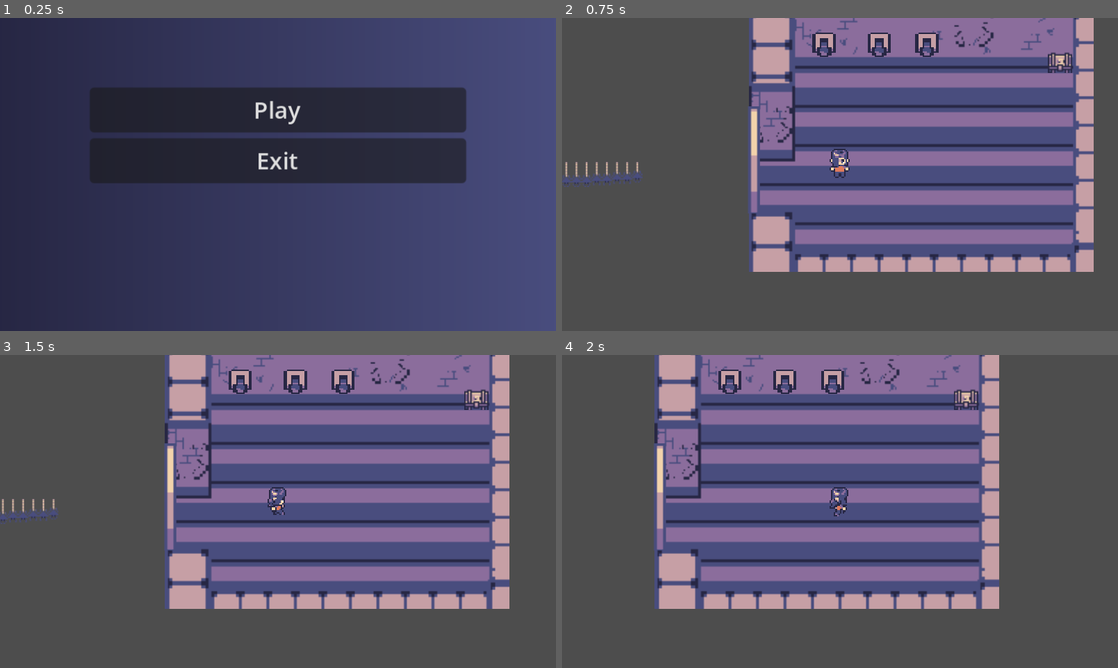
Above: before the commit, frames 1-4 (two rows, left to right).
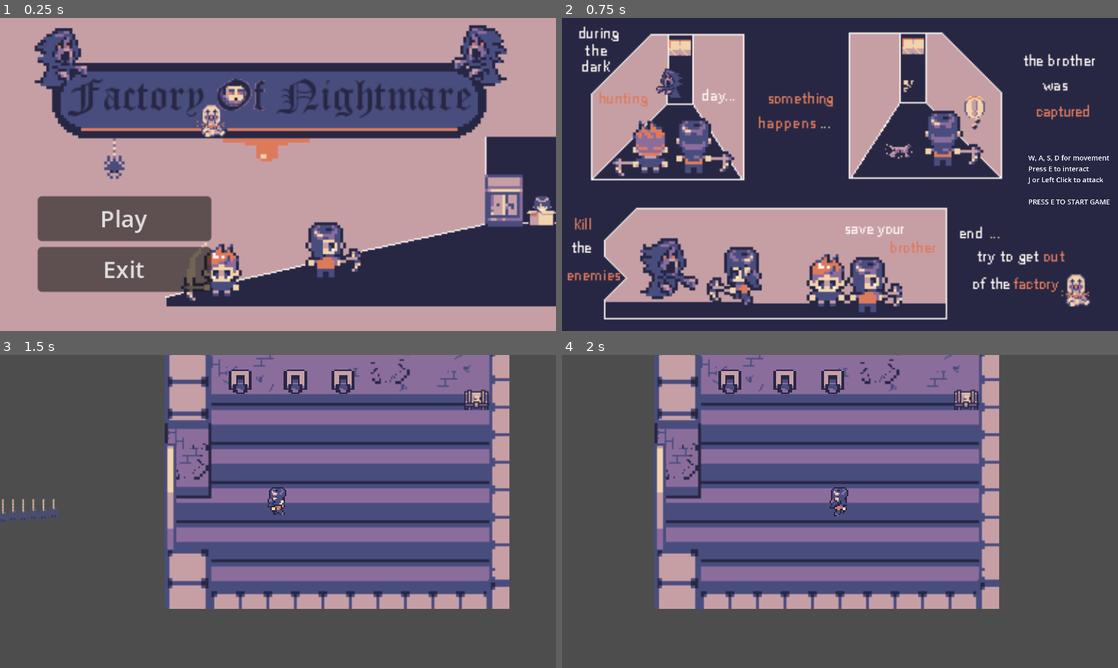
Above: after the commit, the same moments.

Repository: FranzRome/godot-wild-jam--74
Game: Godot game, scene res://scenes/main_menu.tscn
The game is run twice, just before and just after one commit, with the same random seed, the same clock (stepped at 60 frames per second) and the same inputs.
Inputs (mouse positions are in pixels of both pictures, inside the frame that each line leads up to):
- Up to frame 1 (0.25 s): no input
- Up to frame 2 (0.75 s): click "Play" at 0.5 s
- Up to frame 3 (1.5 s): tap E (interact) at 1.25 s; move the mouse to (400, 495) at 1.27 s; hold D (right) from 1.28 s (still down); click (400, 495) at 1.35 s
- Up to frame 4 (2 s): keep holding D (right); tap E (interact) at 1.55 s

The runs differ from the first frame. In frame 1, 93% of the frame differs, in the area x 0-100%, y 0-100%; in frame 2, 95%; in frame 3, nothing differs; in frame 4, nothing differs.

Commit message:
added new story image and menu image

Diff:
--- a/project.godot
+++ b/project.godot
@@ -59,6 +59,7 @@
 attack={
 "deadzone": 0.5,
 "events": [Object(InputEventMouseButton,"resource_local_to_scene":false,"resource_name":"","device":-1,"window_id":0,"a …(258 unchanged characters)…
+, Object(InputEventKey,"resource_local_to_scene":false,"resource_name":"","device":-1,"window_id":0,"alt_pressed":false,"shift_pressed":false,"ctrl_pressed":false,"meta_pressed":false,"pressed":false,"keycode":0,"physical_keycode":74,"key_label":0,"unicode":106,"location":0,"echo":false,"script":null)
 ]
 }
 
--- a/scenes/enemy.gd
+++ b/scenes/enemy.gd
@@ -1,6 +1,6 @@
 extends Node2D
 
-@export var speed: float = 20
+@export var speed: float = 5
 @export var view_range: float = 100
 @export var player: Node2D
 
--- a/scenes/main_menu.tscn
+++ b/scenes/main_menu.tscn
@@ -1,12 +1,7 @@
-[gd_scene load_steps=4 format=3 uid="uid://be0u8yvsfqem5"]
+[gd_scene load_steps=3 format=3 uid="uid://be0u8yvsfqem5"]
 
-[ext_resource type="Script" path="res://scenes/main_menu.gd" id="1_ao654"]
-
-[sub_resource type="Gradient" id="Gradient_7ou4n"]
-colors = PackedColorArray(0.152941, 0.152941, 0.266667, 1, 0.286275, 0.301961, 0.494118, 1)
-
-[sub_resource type="GradientTexture1D" id="GradientTexture1D_17nqs"]
-gradient = SubResource("Gradient_7ou4n")
+[ext_resource type="Script" path="res://scripts/main_menu.gd" id="1_ao654"]
+[ext_resource type="Texture2D" uid="uid://pkn0eg6qvkfe" path="res://sprites/menu/menu-screen.png" id="2_w7p2e"]
 
 [node name="MainMenu" type="Control"]
 layout_mode = 3
@@ -24,21 +19,18 @@
 anchor_bottom = 1.0
 grow_horizontal = 2
 grow_vertical = 2
-texture = SubResource("GradientTexture1D_17nqs")
+texture = ExtResource("2_w7p2e")
 
 [node name="MarginContainer" type="MarginContainer" parent="."]
 layout_mode = 1
-anchors_preset = 8
-anchor_left = 0.5
-anchor_top = 0.5
-anchor_right = 0.5
-anchor_bottom = 0.5
-offset_left = -130.0
-offset_top = -60.0
-offset_right = 130.0
-offset_bottom = 60.0
-grow_horizontal = 2
-grow_vertical = 2
+anchors_preset = 2
+anchor_top = 1.0
+anchor_bottom = 1.0
+offset_left = 26.0
+offset_top = -93.0
+offset_right = 146.0
+offset_bottom = -27.0
+grow_vertical = 0
 
 [node name="VBoxContainer" type="VBoxContainer" parent="MarginContainer"]
 layout_mode = 2
--- /dev/null
+++ b/scenes/story_and_tutorial.tscn
@@ -0,0 +1,45 @@
+[gd_scene load_steps=3 format=3 uid="uid://ctlb2ygd1cpch"]
+
+[ext_resource type="Script" path="res://scripts/tutorial_story.gd" id="1_fxvwm"]
+[ext_resource type="Texture2D" uid="uid://1j8bygjirecm" path="res://sprites/menu/Sprite_story_image.png" id="1_yty0x"]
+
+[node name="story_and_tutorial" type="HBoxContainer"]
+anchors_preset = 15
+anchor_right = 1.0
+anchor_bottom = 1.0
+grow_horizontal = 2
+grow_vertical = 2
+script = ExtResource("1_fxvwm")
+
+[node name="Control" type="Control" parent="."]
+layout_mode = 2
+size_flags_horizontal = 3
+
+[node name="TextureRect" type="TextureRect" parent="Control"]
+layout_mode = 1
+anchors_preset = 15
+anchor_right = 1.0
+anchor_bottom = 1.0
+grow_horizontal = 2
+grow_vertical = 2
+texture = ExtResource("1_yty0x")
+
+[node name="Label" type="Label" parent="Control"]
+layout_mode = 1
+anchors_preset = 6
+anchor_left = 1.0
+anchor_top = 0.5
+anchor_right = 1.0
+anchor_bottom = 0.5
+offset_left = -62.0
+offset_top = -15.0
+offset_right = 126.0
+offset_bottom = 112.0
+grow_horizontal = 0
+grow_vertical = 2
+scale = Vector2(0.3, 0.3)
+text = "W, A, S, D for movement
+Press E to interact
+J or Left Click to attack
+
+PRESS E TO START GAME"
--- /dev/null
+++ b/scenes/tutorial_story.tscn
@@ -0,0 +1,39 @@
+[gd_scene load_steps=3 format=3 uid="uid://cj568gkp2tmcb"]
+
+[ext_resource type="Script" path="res://scripts/tutorial_story.gd" id="1_eocdt"]
+[ext_resource type="Texture2D" uid="uid://1j8bygjirecm" path="res://sprites/menu/Sprite_story_image.png" id="2_1ncb2"]
+
+[node name="MainMenu" type="Control"]
+layout_mode = 3
+anchors_preset = 15
+anchor_right = 1.0
+anchor_bottom = 1.0
+grow_horizontal = 2
+grow_vertical = 2
+script = ExtResource("1_eocdt")
+
+[node name="TextureRect" type="TextureRect" parent="."]
+layout_mode = 1
+anchors_preset = 15
+anchor_right = 1.0
+anchor_bottom = 1.0
+grow_horizontal = 2
+grow_vertical = 2
+texture = ExtResource("2_1ncb2")
+
+[node name="Label" type="Label" parent="."]
+layout_mode = 1
+anchors_preset = 6
+anchor_left = 1.0
+anchor_top = 0.5
+anchor_right = 1.0
+anchor_bottom = 0.5
+offset_left = -188.0
+offset_top = -50.5
+offset_bottom = 50.5
+grow_horizontal = 0
+grow_vertical = 2
+text = "W, A, S, D for movement
+Press E to interact
+J or Left Click to attack
+PRESS E TO START GAME"
--- a/scenes/main_menu.gd
+++ b/scripts/main_menu.gd
@@ -1,7 +1,7 @@
 extends Control
 
 func _on_play_pressed():
-	get_tree().change_scene_to_file("res://scenes/main_scene.tscn")
+	get_tree().change_scene_to_file("res://scenes/story_and_tutorial.tscn")
 
 
 func _on_exit_pressed():
--- /dev/null
+++ b/scripts/tutorial_story.gd
@@ -0,0 +1,6 @@
+extends Control
+
+
+func _process(delta: float):
+	if Input.is_action_just_pressed("interact"):
+		get_tree().change_scene_to_file("res://scenes/main_scene.tscn")
Binary file added: scenes/Sprite_story_image.png
Not shown, added: scenes/Sprite_story_image.png.import
Binary file added: sprites/menu/Sprite_story_image.png
Not shown, added: sprites/menu/Sprite_story_image.png.import
Binary file added: sprites/menu/menu-screen.png
Not shown, added: sprites/menu/menu-screen.png.import
